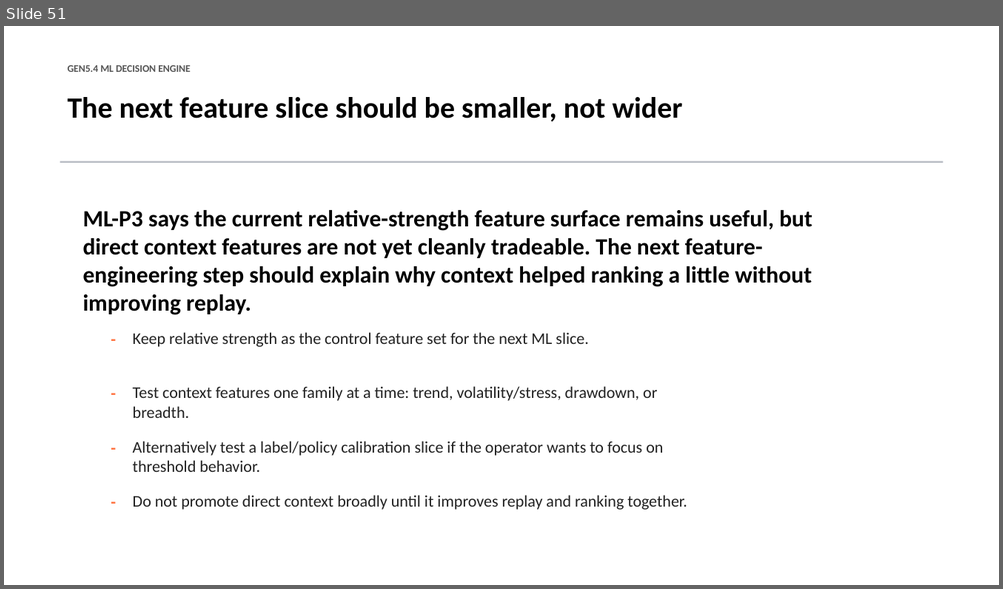
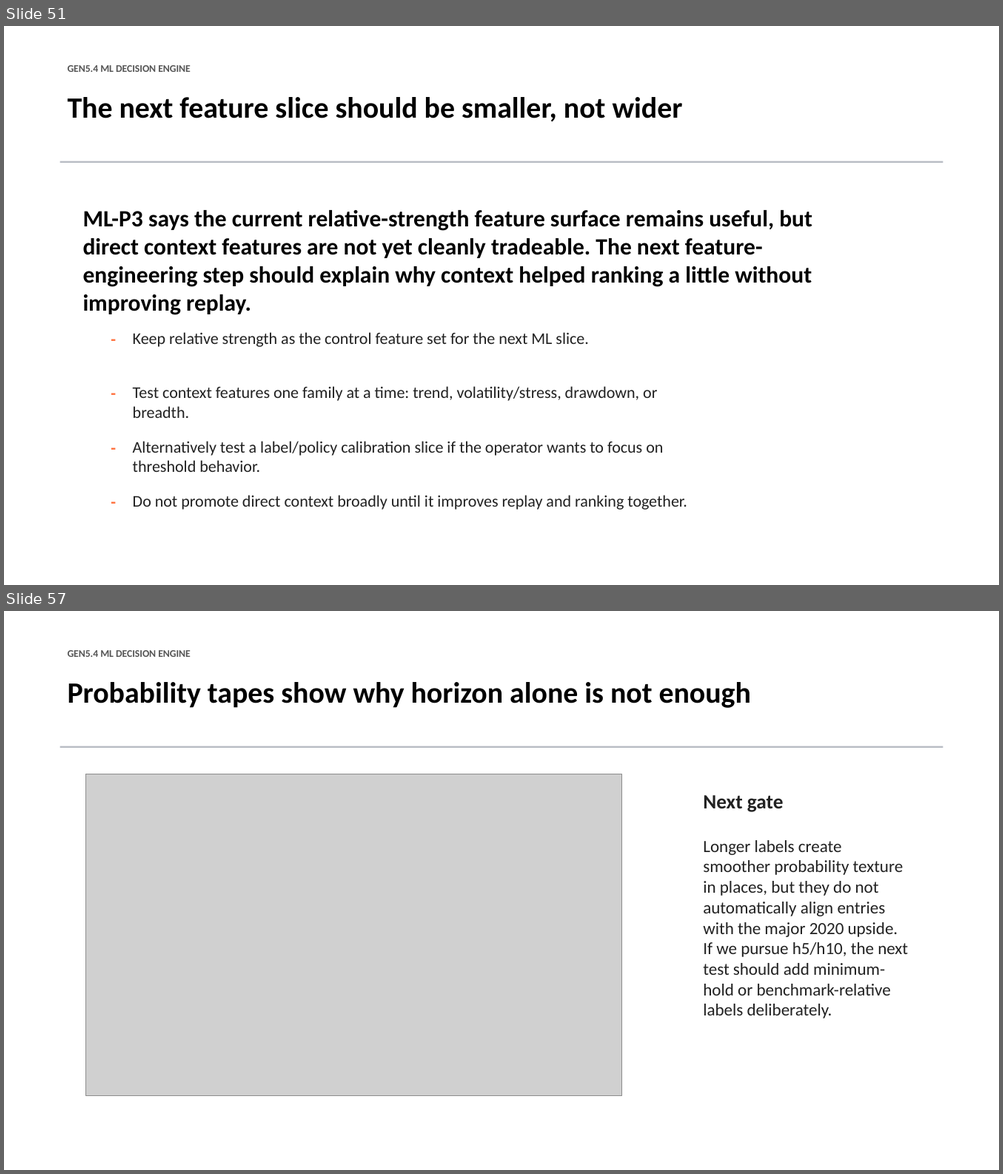
Before and after one commit to Francisc0Franc0/Time-Series-Modeling-Gen5, a slide deck: presentations/gen5_4_ml_decision_engine_incremental_build.pptx. Shown one above the other, each under a label of ours: slide 51 before the commit, slides 51 and 57 after it; the slides between them are not shown. The pictures are 1003x589 and 1003x1174 pixels, drawn with LibreOffice and Linux fonts; fonts in the diff are those of the drawing; grey boxes stand for pictures. Boxes give left, top, right and bottom in pixels: in the first picture for what was removed or moved away, otherwise in the second. Text is boxed around its words. In the diff, an @@ line names an element or a change of style, - is before the commit and + after.

Commit message:
Add Gen5.4 label-horizon diagnostic

```diff
--- a/presentations/gen5_4_ml_decision_engine_incremental_build.pptx
+++ b/presentations/gen5_4_ml_decision_engine_incremental_build.pptx
@@ slide 57 added at box(4, 611, 999, 1170), background #FFFFFF @@
@@ text added at box(68, 650, 190, 657), 9.8 pt, text #555555, bold @@
+GEN5.4 ML DECISION ENGINE
@@ text added at box(68, 682, 751, 708), 28.5 pt, text #000000, bold @@
+Probability tapes show why horizon alone is not enough
@@ rectangle added at box(60, 746, 942, 748), fill #B8BCC4 @@
@@ picture added at box(85, 775, 622, 1096) @@
@@ text added at box(703, 795, 783, 812), 19.5 pt, text #222222, bold @@
+Next gate
@@ text added at box(703, 840, 908, 1019), 16.5 pt, text #222222 @@
+Longer labels create smoother probability texture in places, but they do not automatically align entries with the major 2020 upside. If we pursue h5/h10, the next test should add minimum-hold or benchmark-relative labels deliberately.
```
Also in this commit, not shown: 6 other slides added, 5 other files.
